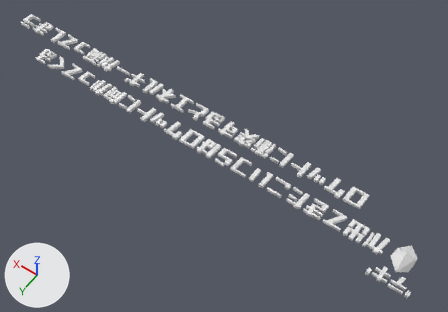
One commit to the OBJ model Project/Resources/Models/tutorialText/tutorialText8.obj: the scene before it, then after it.
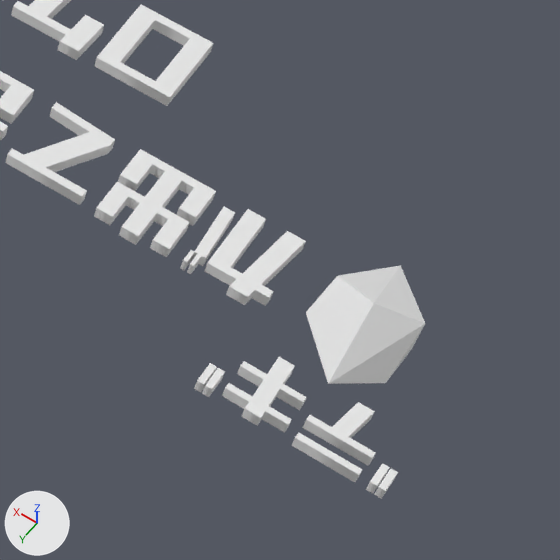
Each version appears first whole from a 50 mm lens placed at (-8.07, 9.53, 14.33), pointed at (-1.36, 0.14, -0.44), and next in a close-up on the part from 72% to 100% of the width and 59% to 100% of the height. Arrows for +X, +Y and +Z are at lower left; the lights stay in place. The last two pictures show the newer version. Where no turn or scale is listed for an object, it has been applied to the vertices.

The older version as bpy lines, for what is in view:
```python
me_sphere_001 = bpy.data.meshes.new('Sphere.001')
me_sphere_001.from_pydata(...)  # 12 vertices, 20 faces; spans x -7.597..-6.987, y -0.05..0.972, z -0.231..0.313
me_sphere_001.materials.append(mat_マテリアル_003)  # white #e7e7e7
me_text_002 = bpy.data.meshes.new('Text.002')
me_text_002.from_pydata(...)  # 930 vertices, 1744 faces; spans x -5.67..7.72, y -0.78..-0.23, z -0.05..0.05
me_text_002.materials.append(mat_material_013)  # white #e7e7e7
me_text_004 = bpy.data.meshes.new('Text.004')
me_text_004.from_pydata(...)  # 654 vertices, 1188 faces; spans x -6.78..5.97, y 0.18..0.74, z -0.05..0.05
me_text_004.materials.append(mat_material_008)  # white #e7e7e7
ob_sphere_001 = bpy.data.objects.new('Sphere.001', me_sphere_001)
ob_sphere_001.location = (0.0, 0.0, 0.0)
ob_text_002 = bpy.data.objects.new('Text.002', me_text_002)
ob_text_002.location = (0.0, 0.0, 0.0)
ob_text_004 = bpy.data.objects.new('Text.004', me_text_004)
ob_text_004.location = (0.0, 0.0, 0.0)
# also in view: 'Text.003' at (-7.27, 1.18, 0.0)
```
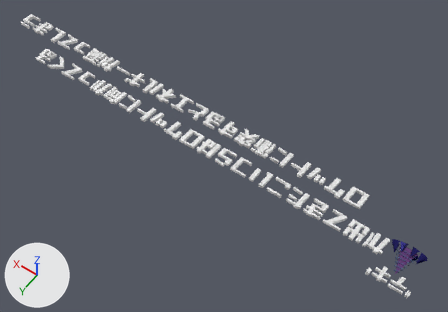
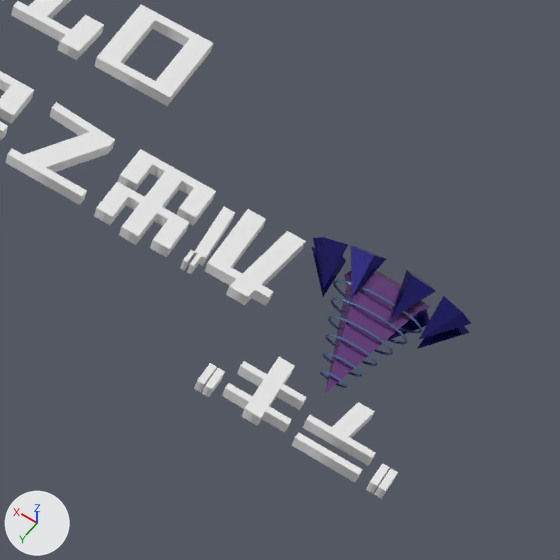
Patch to the scene script:
```diff
--- a/Project/Resources/Models/tutorialText/tutorialText8.obj.py
+++ b/Project/Resources/Models/tutorialText/tutorialText8.obj.py
@@ mat_マテリアル_001 @@
+mat_マテリアル_001 = principled_material('マテリアル.001')
+mat_マテリアル_001.base_color = (0.0136, 0.0113, 0.146)  # dark blue #1f1c6b
+mat_マテリアル_001.metallic = 0.7
+mat_マテリアル_001.roughness = 0.2
@@ mat_ring @@
+mat_ring = principled_material('Ring')
+mat_ring.base_color = (0.107, 0.189, 0.391)  # blue #5c78a8
+mat_ring.metallic = 0.7
+mat_ring.roughness = 0.2
@@ mat_material_024 @@
+mat_material_024 = principled_material('Material.024')
+mat_material_024.base_color = (0.182, 0.0718, 0.277)  # purple #764c90
+mat_material_024.metallic = 0.7
+mat_material_024.roughness = 0.2
@@ me_トーラス_004 @@
+me_トーラス_004.from_pydata(...)  # 1205 vertices, 2374 faces; spans x -7.828..-6.801, y 0.076..1.005, z -0.198..0.198
+# faces by material slot: [2304, 22, 48]
+me_トーラス_004.materials.append(mat_ring)  # blue #5c78a8
+me_トーラス_004.materials.append(mat_material_024)  # purple #764c90
+me_トーラス_004.materials.append(mat_マテリアル_001)  # dark blue #1f1c6b
@@ ob_sphere_001 @@
-ob_sphere_001 = bpy.data.objects.new('Sphere.001', me_sphere_001)
-ob_sphere_001.location = (0.0, 0.0, 0.0)
@@ ob_トーラス_004 @@
+ob_トーラス_004 = bpy.data.objects.new('トーラス.004', me_トーラス_004)
+ob_トーラス_004.location = (0.0, 0.0, 0.0)
```

What differs and where, as boxes (x1, y1, x2, y2) in the close-ups (560 x 560 px):
'トーラス.004', added
    after: (312, 237, 471, 393)
    faces in mat_マテリアル_001 (dark blue #1f1c6b): (312, 237, 471, 349)
    faces in mat_material_024 (purple #764c90): (325, 271, 430, 393)
    faces in mat_ring (blue #5c78a8): (320, 279, 423, 388)
'Sphere.001', deleted
    before: (306, 265, 425, 384)
